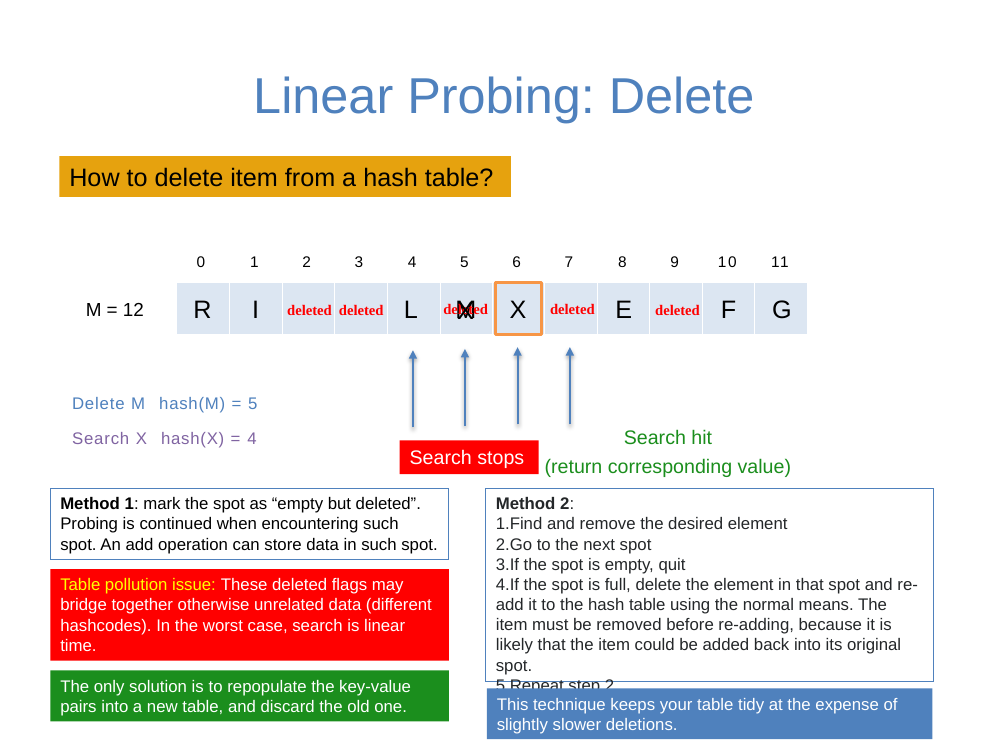
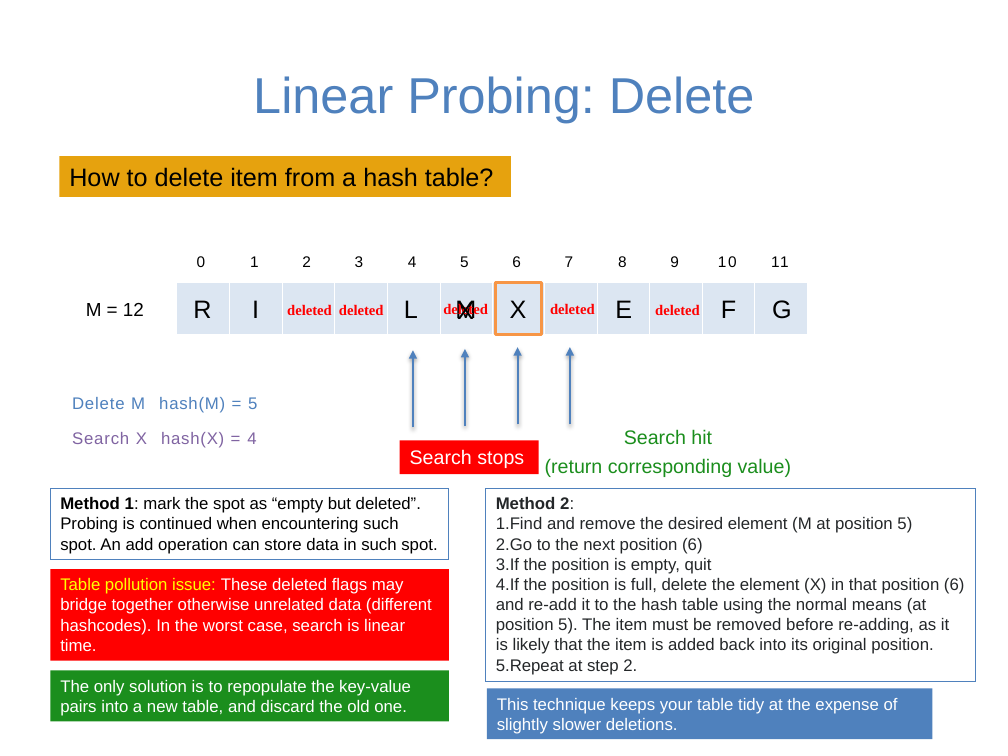
Before and after one commit to guhofstra/CSC111Fa25, a slide deck: slide 20 of PPTs/Lecture 7-hash table.pptx. Drawn at 1008x756 pixels with LibreOffice and Linux fonts; fonts in the diff are those of the drawing. Boxes give left, top, right and bottom in pixels: in the first picture for what was removed or moved away, otherwise in the second. Text is boxed around its words. In the diff, an @@ line names an element or a change of style, - is before the commit and + after.

```diff
--- a/PPTs/Lecture 7-hash table.pptx
+++ b/PPTs/Lecture 7-hash table.pptx
@@ rectangle "Method 2:": place and size @@
-rectangle "Method 2:" at [486, 488, 933, 681]
+rectangle "Method 2:" at [486, 488, 976, 681]
@@ text in rectangle at [496, 517, 965, 675]: text changed @@
-1. Find and remove the desired element
-2. Go to the next spot
-3. If the spot is empty, quit
-4. If the spot is full, delete the element in that spot and re-add it to the hash table using the normal means. The item must be removed before re-adding, because it is likely that the item could be added back into its original spot.
-5. Repeat step 2.
+1. Find and remove the desired element (M at position 5)
+2. Go to the next position (6)
+3. If the position is empty, quit
+4. If the position is full, delete the element (X) in that position (6) and re-add it to the hash table using the normal means (at position 5). The item must be removed before re-adding, as it is likely that the item is added back into its original position.
+5. Repeat at step 2.
```
Also in this commit, not shown: 11 other slides changed, 9 other files.
